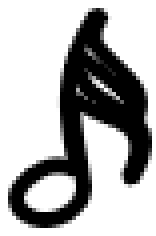
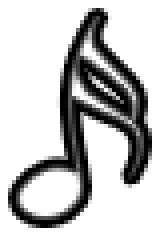
Before/after of a 156 x 236 layered artwork. What changed in the layer stack:
pixels changed over [16, 16, 144, 220] (layer not identified)
